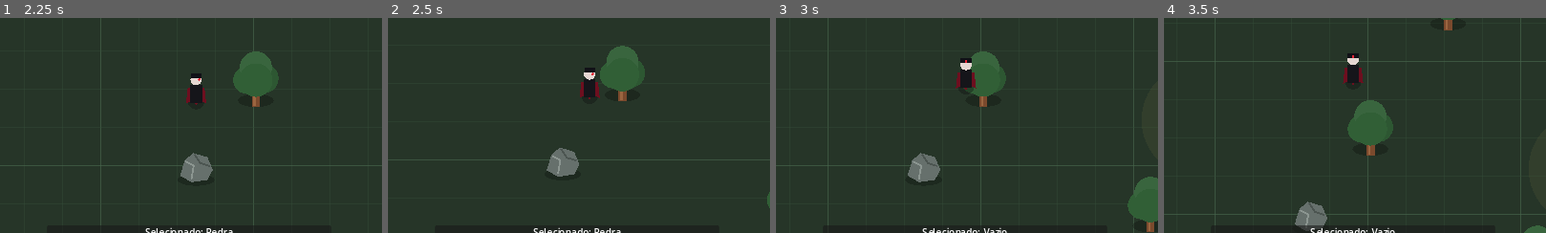
Above: before the commit, frames 1-4 (left to right).
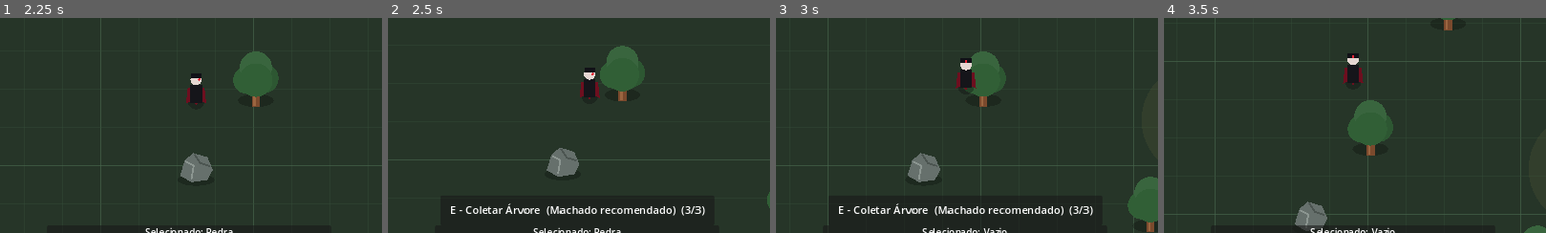
Above: after the commit, the same moments.

Repository: janduyankiingles-ops/Fantasy-Sandbox
Game: Godot game, scene res://scenes/main.tscn
Same seed, same stepped clock (60 frames per second), same inputs: the game is played once before the commit and once after it.
Inputs:
- Up to frame 1 (2.25 s): tap Enter at 0.5 s; hold D 0.53-1.28 s; tap I at 0.6, 1.25 s; tap Space at 0.77, 1.52 s; hold S 1.28-2.03 s; tap 1 at 1.35 s; hold D from 2.03 s (still down); tap 2 at 2.1 s
- Up to frame 2 (2.5 s): keep holding D
- Up to frame 3 (3 s): release D at 2.78 s; hold W from 2.78 s (still down); tap 3 at 2.85 s
- Up to frame 4 (3.5 s): keep holding W; tap Space at 3.02 s
The pictures show only the part of the screen within x 25-75%, y 34-84%; the shares and areas given below are measured in that part.

Frame 1 is identical in both runs. In frame 2, 1.1% of the frame differs, in the area x 16-83%, y 86-92%; in frame 3, 1.1%, in the area x 16-84%, y 82-97%; in frame 4, nothing differs.
Error before the commit: Invalid call to function 'get_interaction_text (via call)' in base 'StaticBody2D (resource_node.gd)'. Expected 0 arguments. (res://scripts/player.gd:127)

Commit message:
v0.0.5: make axe and pickaxe harvest resources efficiently

Diff:
--- a/scripts/resource_node.gd
+++ b/scripts/resource_node.gd
@@ -34,9 +34,11 @@
 func _create_collision() -> void:
 	if get_node_or_null("CollisionShape2D") != null:
 		return
-	var collision := CollisionShape2D.new()
+
+	var collision: CollisionShape2D = CollisionShape2D.new()
 	collision.name = "CollisionShape2D"
-	var shape := CircleShape2D.new()
+
+	var shape: CircleShape2D = CircleShape2D.new()
 	shape.radius = 23.0 if resource_type == "rock" else 18.0
 	collision.shape = shape
 	collision.position = Vector2(0, 4 if resource_type == "rock" else 14)
@@ -47,39 +49,62 @@
 		flash_time = maxf(0.0, flash_time - delta)
 		queue_redraw()
 
-func harvest() -> Dictionary:
+func harvest(tool_key: String = "") -> Dictionary:
 	if current_hit_points <= 0:
-		return {"type": resource_type, "amount": 0}
+		return {
+			"type": resource_type,
+			"amount": 0,
+			"effective_tool": false
+		}
 
-	current_hit_points -= 1
+	var effective_tool: bool = false
+	if resource_type == "tree" and tool_key == "axe":
+		effective_tool = true
+	elif resource_type == "rock" and tool_key == "pickaxe":
+		effective_tool = true
+
+	var damage: int = 2 if effective_tool else 1
+	var actual_damage: int = mini(damage, current_hit_points)
+
+	current_hit_points -= actual_damage
 	flash_time = 0.10
-	var amount := amount_per_hit
+
+	var amount: int = amount_per_hit * actual_damage
 	if current_hit_points <= 0:
 		amount += final_bonus
 		call_deferred("queue_free")
 
 	queue_redraw()
-	return {"type": resource_type, "amount": amount}
 
-func get_interaction_text() -> String:
-	var label := "Árvore" if resource_type == "tree" else "Pedra"
-	return "E - Coletar %s  (%d/%d)" % [label, current_hit_points, hit_points]
+	return {
+		"type": resource_type,
+		"amount": amount,
+		"effective_tool": effective_tool
+	}
+
+func get_interaction_text(tool_key: String = "") -> String:
+	if resource_type == "tree":
+		if tool_key == "axe":
+			return "E - Cortar Árvore com Machado  (%d/%d)" % [current_hit_points, hit_points]
+		return "E - Coletar Árvore  (Machado recomendado)  (%d/%d)" % [current_hit_points, hit_points]
+
+	if tool_key == "pickaxe":
+		return "E - Minerar Pedra com Picareta  (%d/%d)" % [current_hit_points, hit_points]
+	return "E - Coletar Pedra  (Picareta recomendada)  (%d/%d)" % [current_hit_points, hit_points]
 
 func _draw() -> void:
-	var flash := flash_time > 0.0
+	var flash: bool = flash_time > 0.0
 	if resource_type == "rock":
 		_draw_rock(flash)
 	else:
 		_draw_tree(flash)
 
 func _draw_tree(flash: bool) -> void:
-	# Shadow
 	_draw_flat_ellipse(Vector2(0, 27), Vector2(30, 11), Color(0.03, 0.04, 0.03, 0.30))
-	# Trunk
 	draw_rect(Rect2(-7, 4, 14, 34), Color("7b4a2d") if not flash else Color("d6b08d"), true)
 	draw_rect(Rect2(-4, 7, 4, 29), Color("9b6540"), true)
-	# Crown
-	var leaf := Color("315f36") if not flash else Color("91b895")
+
+	var leaf: Color = Color("315f36") if not flash else Color("91b895")
 	draw_circle(Vector2(-15, -7), 23.0, leaf)
 	draw_circle(Vector2(13, -10), 25.0, leaf.darkened(0.08))
 	draw_circle(Vector2(0, -28), 27.0, leaf.lightened(0.04))
@@ -87,19 +112,31 @@
 
 func _draw_rock(flash: bool) -> void:
 	_draw_flat_ellipse(Vector2(0, 20), Vector2(31, 10), Color(0.03, 0.04, 0.03, 0.28))
-	var main_color := Color("66706c") if not flash else Color("b9c2bd")
-	var points := PackedVector2Array([
+
+	var main_color: Color = Color("66706c") if not flash else Color("b9c2bd")
+	var points: PackedVector2Array = PackedVector2Array([
 		Vector2(-27, 13), Vector2(-19, -13), Vector2(-5, -25),
 		Vector2(19, -18), Vector2(28, 3), Vector2(19, 20),
 		Vector2(-8, 24)
 	])
+
 	draw_colored_polygon(points, main_color)
-	draw_polyline(PackedVector2Array([Vector2(-18,-11), Vector2(-4,-4), Vector2(-8,19)]), Color("8c9691"), 3.0)
-	draw_polyline(PackedVector2Array([Vector2(-3,-23), Vector2(7,-8), Vector2(23,-3)]), Color("4c5551"), 3.0)
+	draw_polyline(
+		PackedVector2Array([Vector2(-18, -11), Vector2(-4, -4), Vector2(-8, 19)]),
+		Color("8c9691"),
+		3.0
+	)
+	draw_polyline(
+		PackedVector2Array([Vector2(-3, -23), Vector2(7, -8), Vector2(23, -3)]),
+		Color("4c5551"),
+		3.0
+	)
 
 func _draw_flat_ellipse(center: Vector2, radius: Vector2, color: Color) -> void:
-	var points := PackedVector2Array()
+	var points: PackedVector2Array = PackedVector2Array()
+
 	for i in range(24):
-		var a := TAU * float(i) / 24.0
-		points.append(center + Vector2(cos(a) * radius.x, sin(a) * radius.y))
+		var angle: float = TAU * float(i) / 24.0
+		points.append(center + Vector2(cos(angle) * radius.x, sin(angle) * radius.y))
+
 	draw_colored_polygon(points, color)
